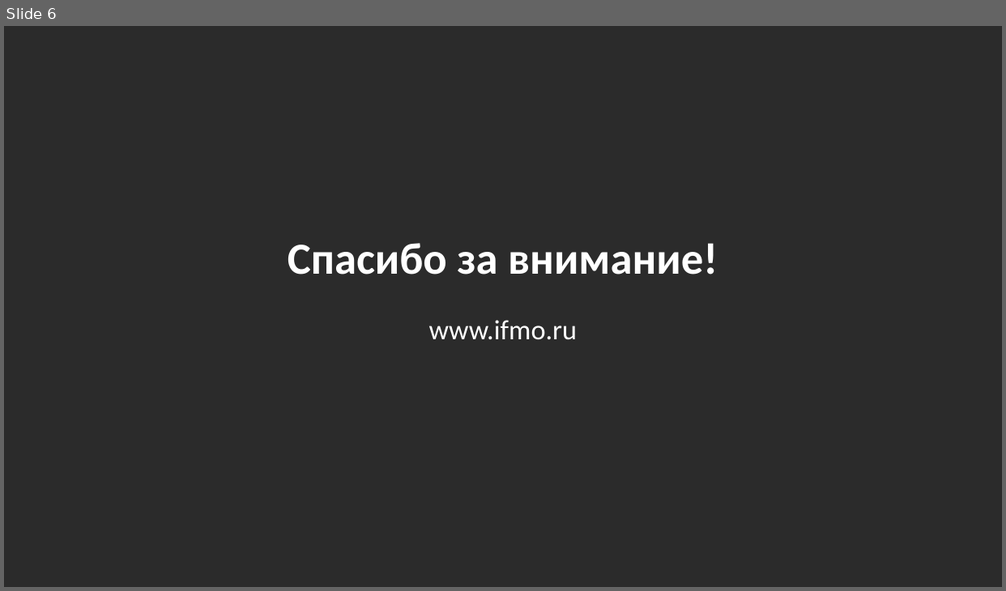
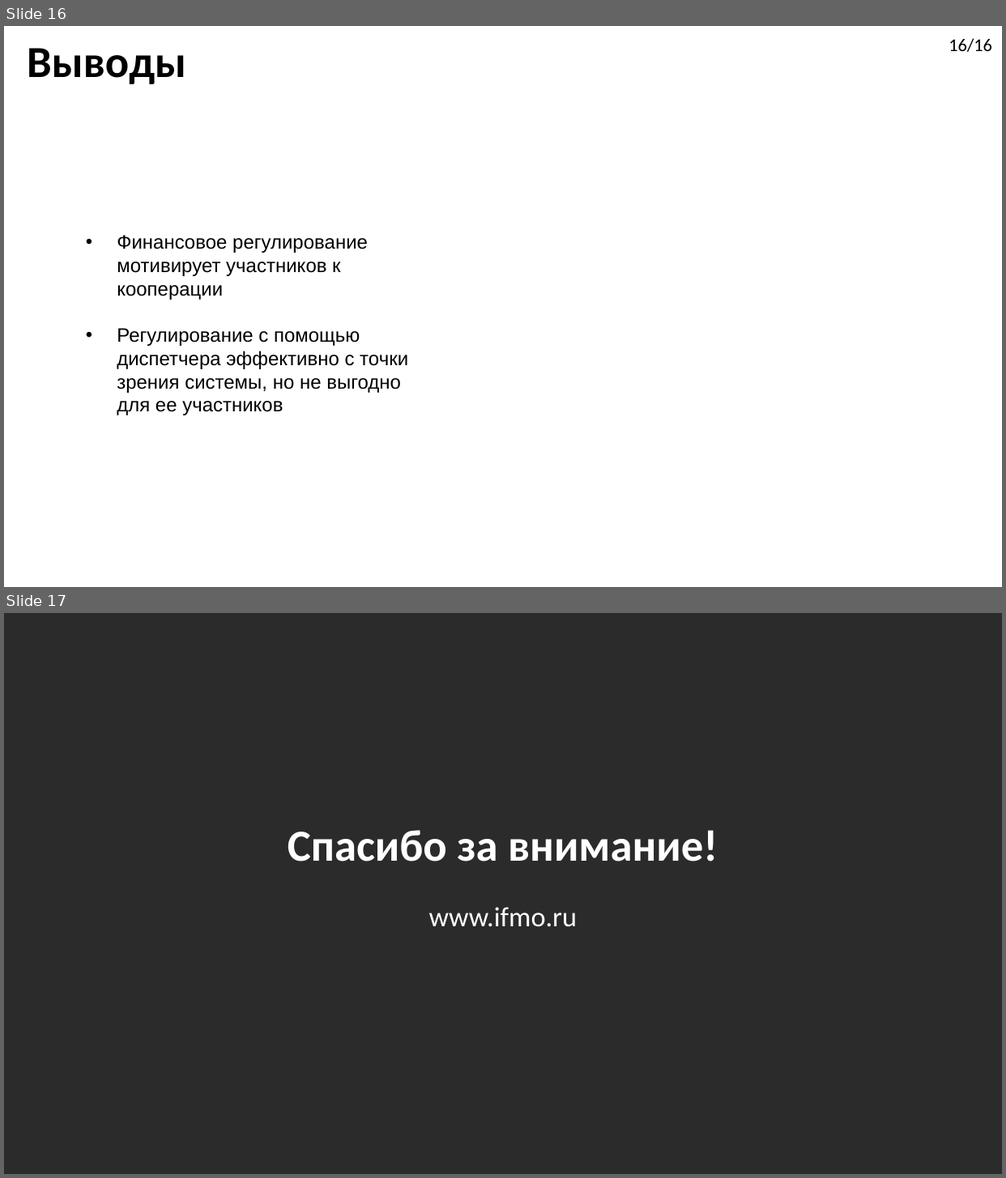
Before and after one commit to DimaStoyanov/Ambulance-Dispatching, a slide deck: Diplom_Presentation.pptx. Shown one above the other, each under a label of ours: slide 6 before the commit, slides 16 and 17 after it. The pictures are 1006x591 and 1006x1178 pixels, drawn with LibreOffice and Linux fonts; fonts in the diff are those of the drawing; background and template pictures are left out; a plain dark background stands for a picture behind light text. Boxes give left, top, right and bottom in pixels: in the first picture for what was removed or moved away, otherwise in the second. Text is boxed around its words. In the diff, an @@ line names an element or a change of style, - is before the commit and + after.

```diff
--- a/Diplom_Presentation.pptx
+++ b/Diplom_Presentation.pptx
@@ slide 16 added at box(4, 26, 1002, 587), background picture (left out) @@
@@ title added at box(27, 48, 186, 84), 32 pt, text #000000, bold @@
+Выводы
@@ text added at box(948, 38, 992, 52), 13 pt, text #000000 @@
+16/16
@@ text added at box(117, 235, 408, 416), 14 pt, text #000000 @@
+• Финансовое регулирование мотивирует участников к кооперации
+• Регулирование с помощью диспетчера эффективно с точки зрения системы, но не выгодно для ее участников
@@ what was slide 6 is now slide 17 @@
```
Also in this commit, not shown: 3 slides changed, 11 other slides added, 1 slide removed, 1 other file.
